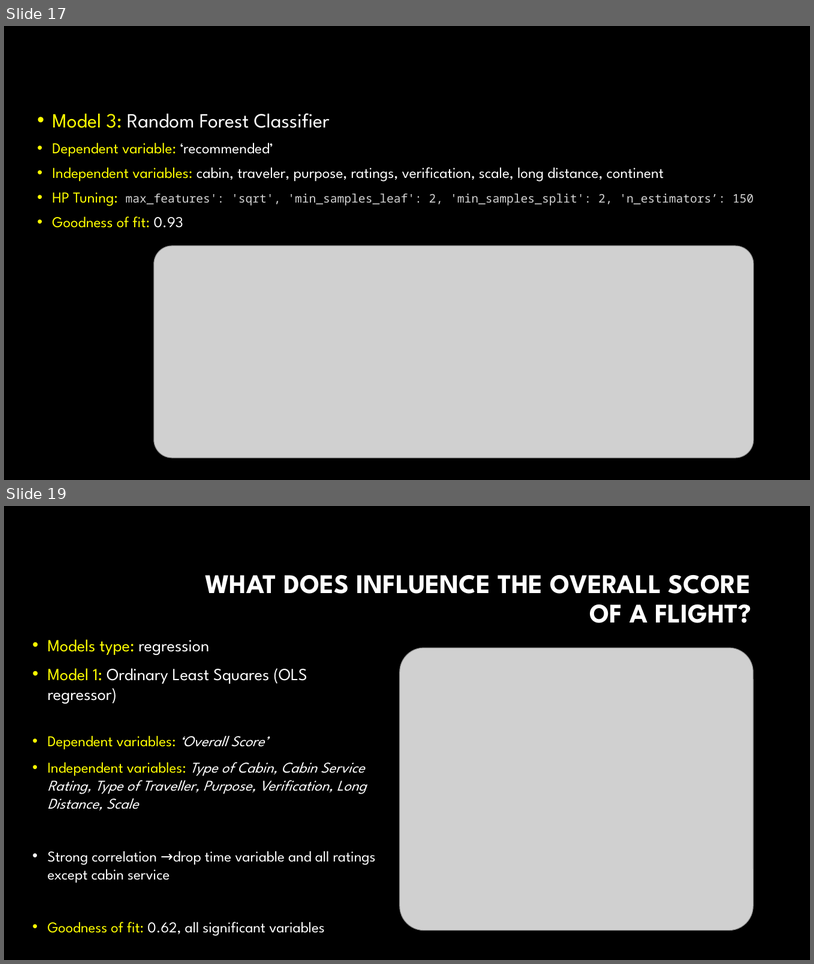
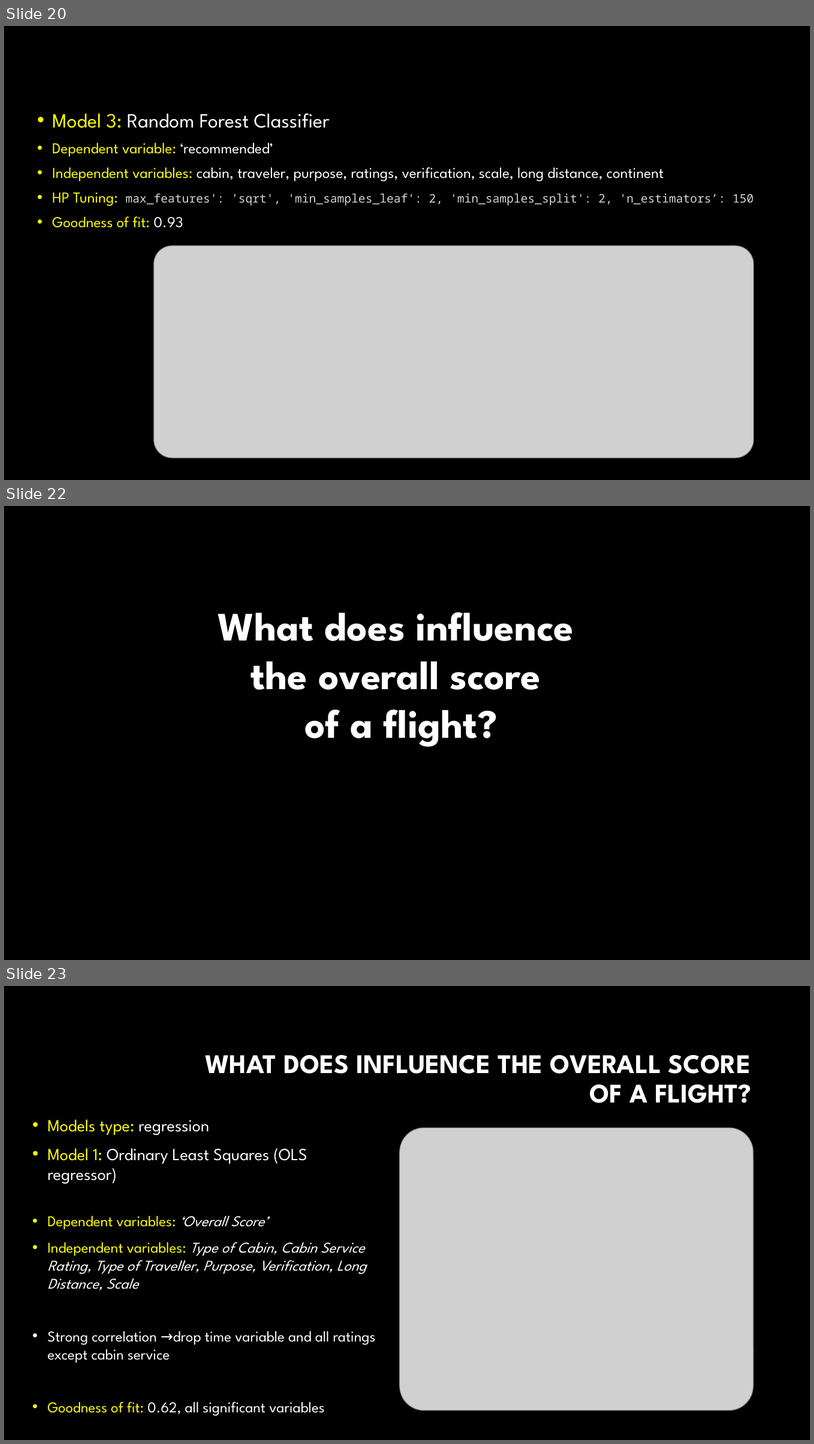
Before and after one commit to aidamouref/Airlines-Analyser, a slide deck: Airlines Analysis.pptx. Shown one above the other, each under a label of ours: slides 17 and 19 before the commit, slides 20, 22 and 23 after it; the slides between them are not shown. The pictures are 814x964 and 814x1444 pixels, drawn with LibreOffice and Linux fonts; fonts in the diff are those of the drawing; grey boxes stand for pictures; background and template pictures are left out. Boxes give left, top, right and bottom in pixels: in the first picture for what was removed or moved away, otherwise in the second. Text is boxed around its words. In the diff, an @@ line names an element or a change of style, - is before the commit and + after.

```diff
--- a/Airlines Analysis.pptx
+++ b/Airlines Analysis.pptx
@@ slide 22 added at (4, 506, 810, 960), background #000000 @@
@@ text added at (218, 612, 574, 747), 48 pt, text #FFFFFF, bold @@
+What does influence
+the overall score
+of a flight?
@@ what was slide 17 is now slide 20 @@
@@ what was slide 19 is now slide 23 @@
```
Also in this commit, not shown: 9 slides changed, 6 other slides added, 13 other files.
